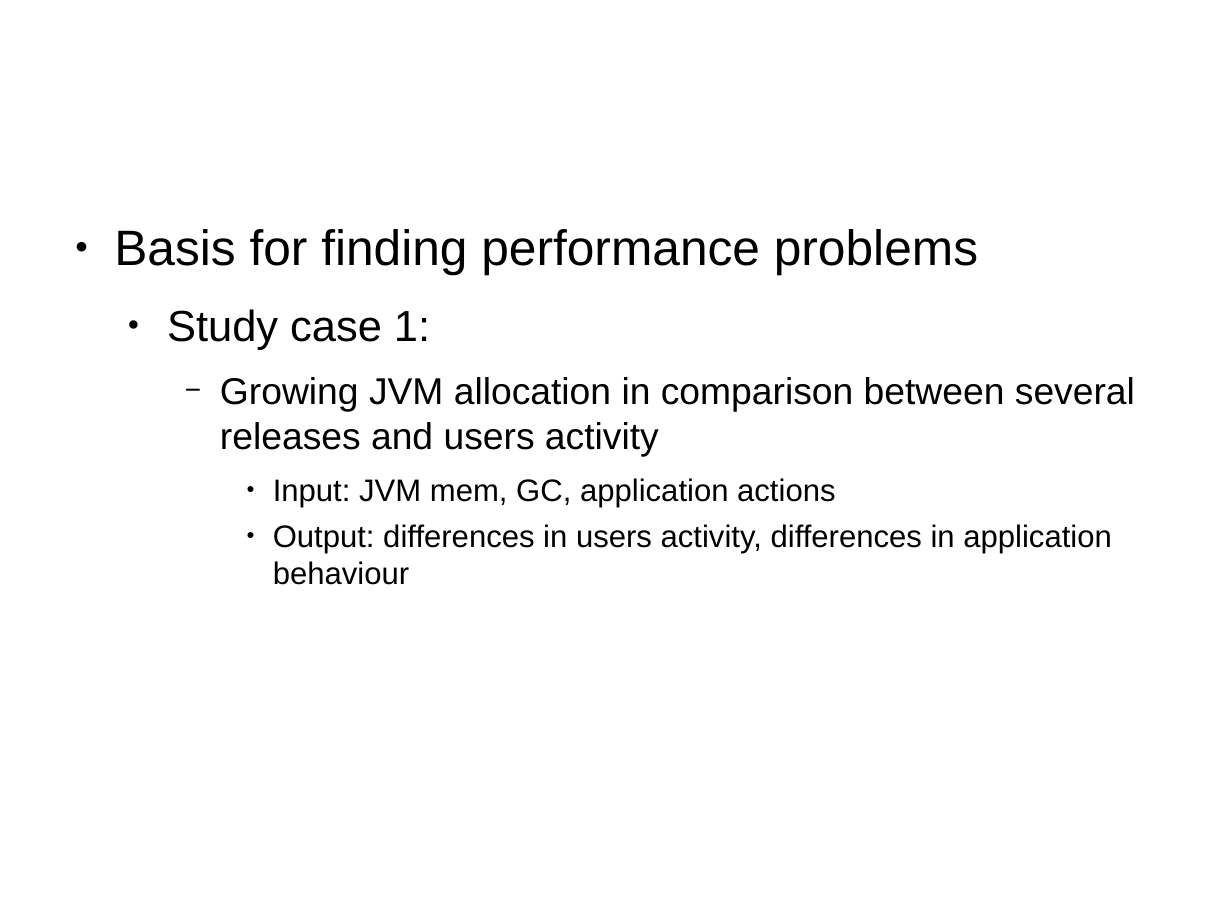
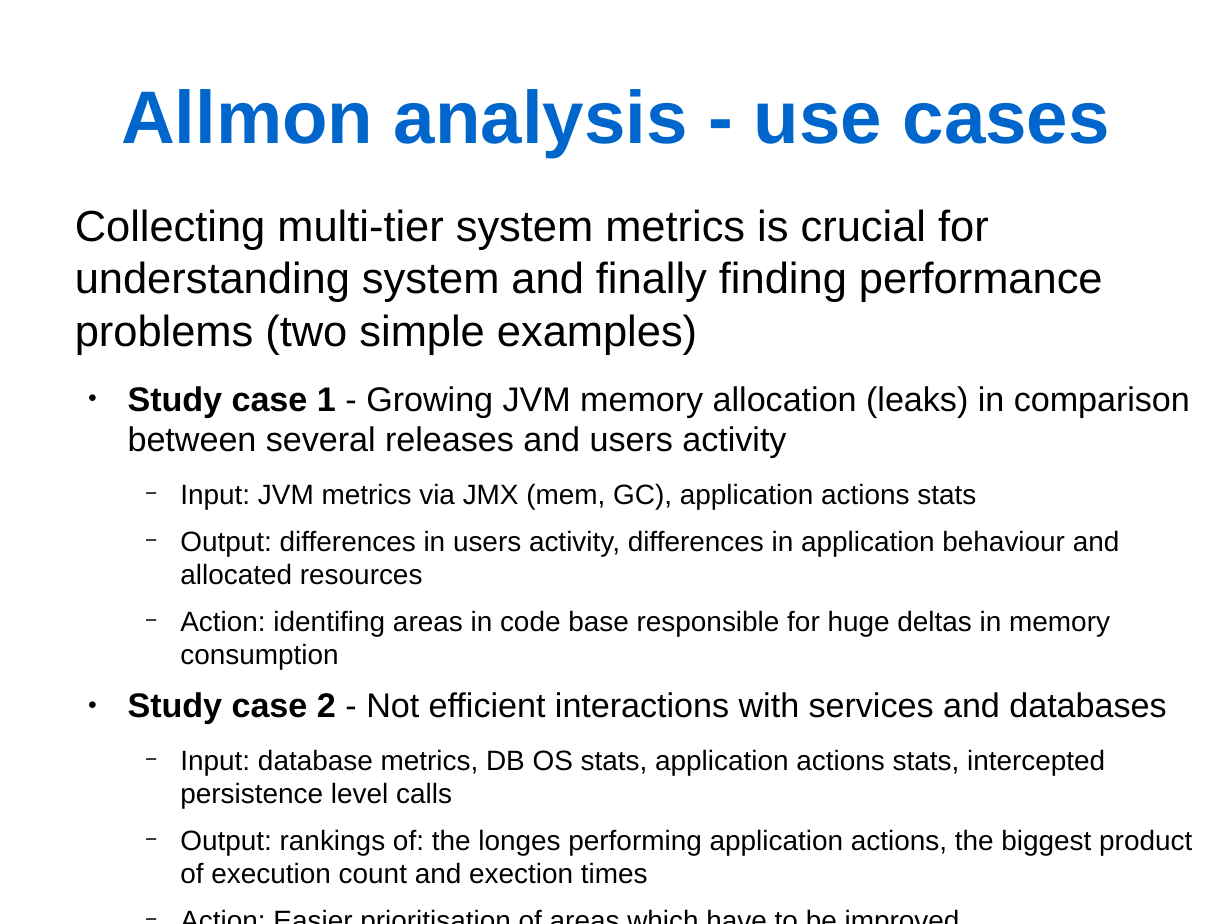
Before and after one commit to potatofantasy/allmon, a slide deck: slide 9 of wiki/allmon-introduction-v0.1.0.odp. Drawn at 1232x924 pixels with LibreOffice and Linux fonts; fonts in the diff are those of the drawing. Boxes give left, top, right and bottom in pixels: in the first picture for what was removed or moved away, otherwise in the second. Text is boxed around its words. In the diff, an @@ line names an element or a change of style, - is before the commit and + after.

Commit message:
Changes to short introduction to allmon

```diff
--- a/wiki/allmon-introduction-v0.1.0.odp
+++ b/wiki/allmon-introduction-v0.1.0.odp
@@ title added at [121, 89, 1110, 157], 48 pt, text #0066CC, bold @@
+Allmon analysis - use cases
@@ text at [75, 209, 1192, 884]: text changed; size 20 to 18 pt @@
-● Basis for finding performance problems
-  ● Study case 1:
-    − Growing JVM allocation in comparison between several releases and users activity
-      ● Input: JVM mem, GC, application actions
-      ● Output: differences in users activity, differences in application behaviour
+Collecting multi-tier system metrics is crucial for understanding system and finally finding performance problems (two simple examples)
+  ● Study case 1 - Growing JVM memory allocation (leaks) in comparison between several releases and users activity
+    − Input: JVM metrics via JMX (mem, GC), application actions stats
+    − Output: differences in users activity, differences in application behaviour and allocated resources
+    − Action: identifing areas in code base responsible for huge deltas in memory consumption
+  ● Study case 2 - Not efficient interactions with services and databases
+    − Input: database metrics, DB OS stats, application actions stats, intercepted persistence level calls
+    − Output: rankings of: the longes performing application actions, the biggest product of execution count and exection times
+    − Action: Easier prioritisation of areas which have to be improved
```
Also in this commit, not shown: 10 other slides changed, 2 other files.
